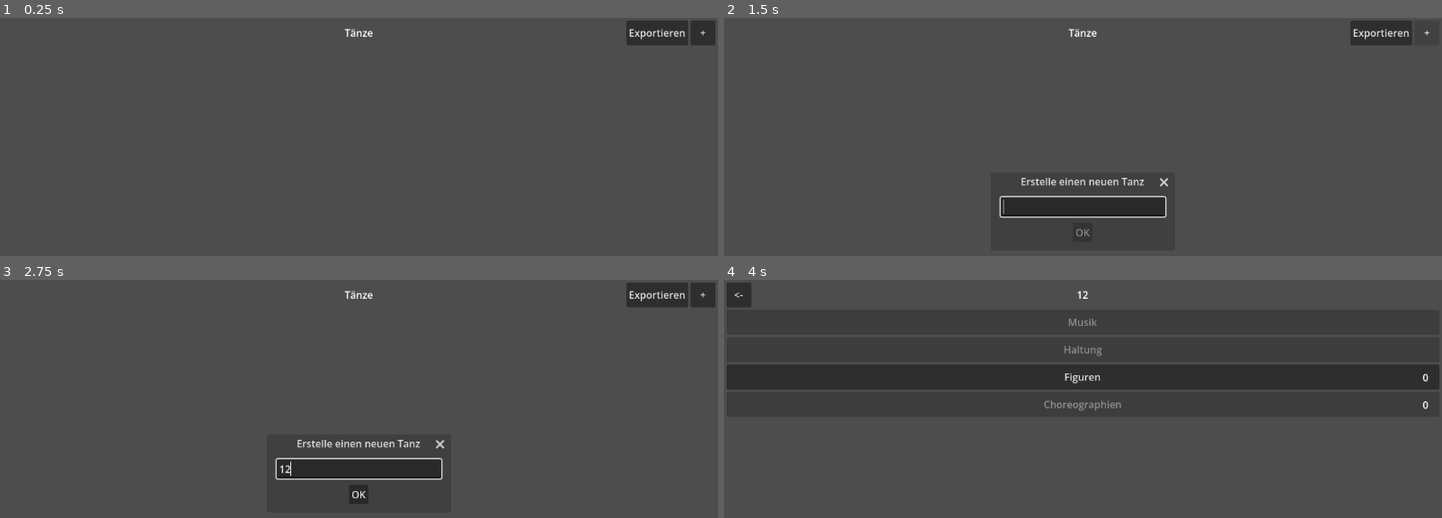
Above: before the commit, frames 1-4 (two rows, left to right).
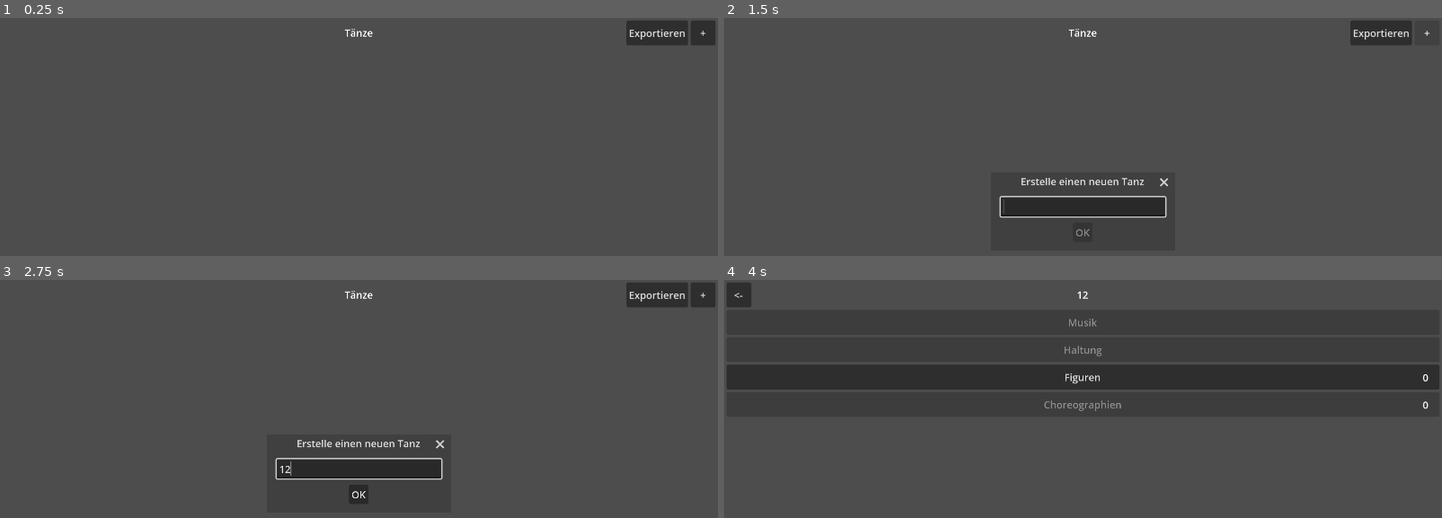
Above: after the commit, the same moments.

Repository: Calabiyaur/Dance-Notation
Game: Godot game, scene res://scene/App.tscn
Two runs of this game, one before a commit and one after it. Both use one fixed random seed, a clock stepped at 60 frames per second and the inputs below.
Inputs (mouse positions are in pixels of both pictures, inside the frame that each line leads up to):
- Up to frame 1 (0.25 s): no input
- Up to frame 2 (1.5 s): click "Exportieren" at 0.5 s; click "+" at 1.25 s
- Up to frame 3 (2.75 s): click (359, 468) at 2.02 s; type "12" at 2.1 s
- Up to frame 4 (4 s): click "OK" at 2.75 s; click "12" at 3.5 s

The runs differ from the first frame. In frame 1, 0.1% of the frame differs, in the area x 47-99%, y 4-10%; in frame 2, 0.2%; in frame 3, 0.3%, in the area x 38-99%, y 4-92%; in frame 4, 0.2%.
Error in both runs: Attempt to call function 'get_as_text' in base 'null instance' on a null instance. (res://data/Data.gd:26)

Commit message:
Dynamic height change

Diff:
--- a/project.godot
+++ b/project.godot
@@ -27,7 +27,10 @@
 
 [display]
 
+window/size/viewport_width=2304
+window/size/viewport_height=1296
 window/stretch/aspect="expand"
+window/stretch/scale=2.0
 window/handheld/orientation=1
 
 [network]
